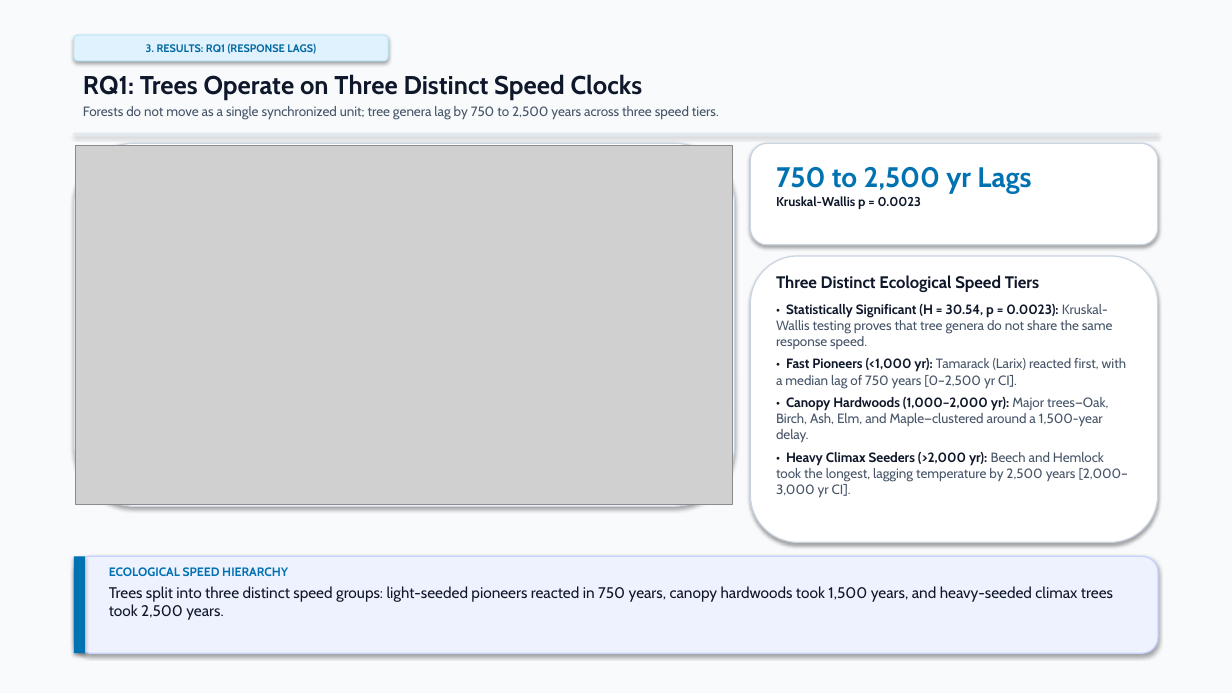
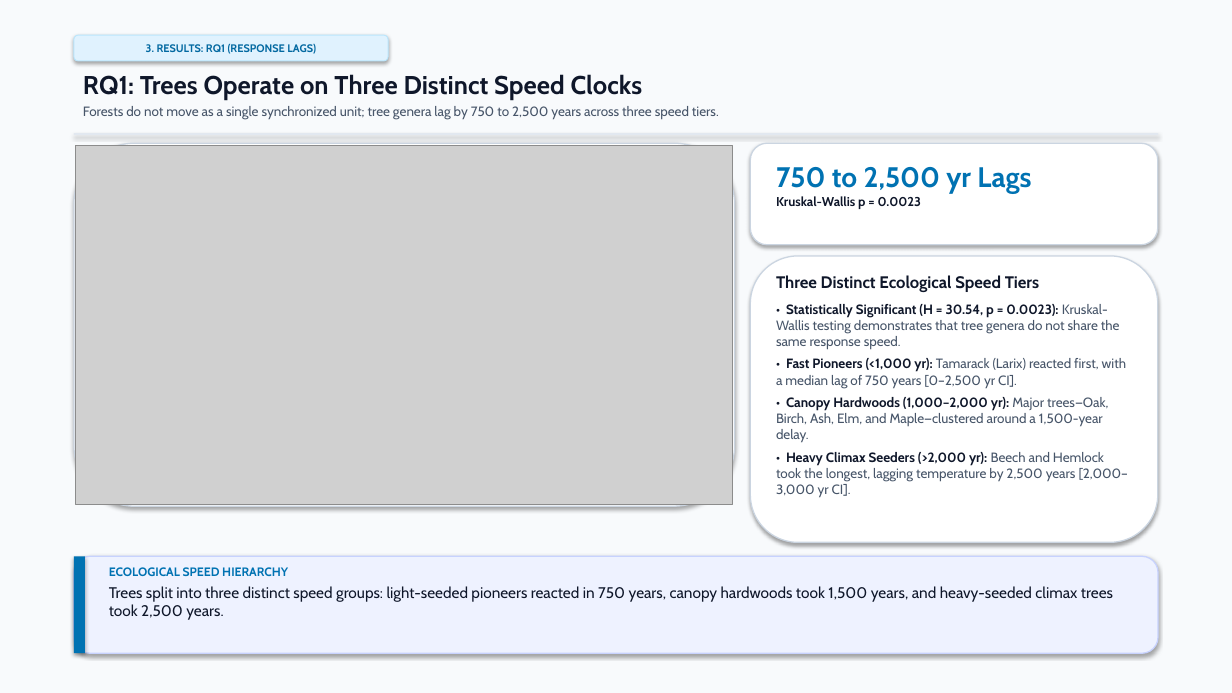
Before and after one commit to vivek-r-2000/EST-Project, a slide deck: slide 9 of TBD2_Final_Project_Presentation_unslopped.pptx. Drawn at 1232x693 pixels with LibreOffice and Linux fonts; fonts in the diff are those of the drawing; grey boxes stand for pictures. Boxes give left, top, right and bottom in pixels: in the first picture for what was removed or moved away, otherwise in the second. Text is boxed around its words. In the diff, an @@ line names an element or a change of style, - is before the commit and + after.

```diff
--- a/TBD2_Final_Project_Presentation_unslopped.pptx
+++ b/TBD2_Final_Project_Presentation_unslopped.pptx
@@ text at [776, 304, 1120, 349]: text changed @@
-• Statistically Significant (H = 30.54, p = 0.0023): Kruskal-Wallis testing proves that tree genera do not share the same response speed.
+• Statistically Significant (H = 30.54, p = 0.0023): Kruskal-Wallis testing demonstrates that tree genera do not share the same response speed.
```
Also in this commit, not shown: 18 other slides changed, 1 other file.
